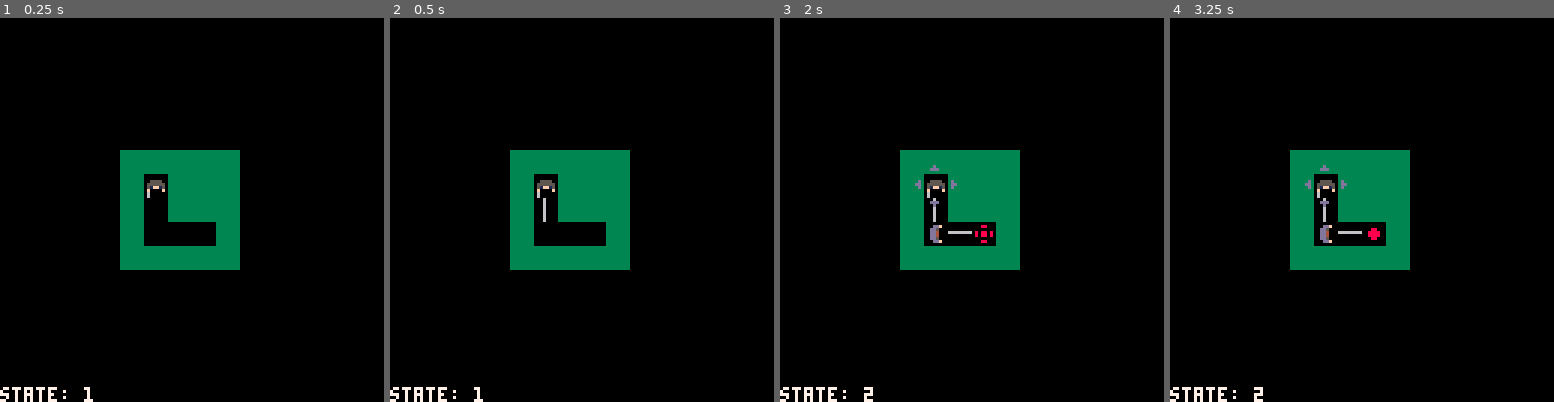
Above: before the commit, frames 1-4 (left to right).
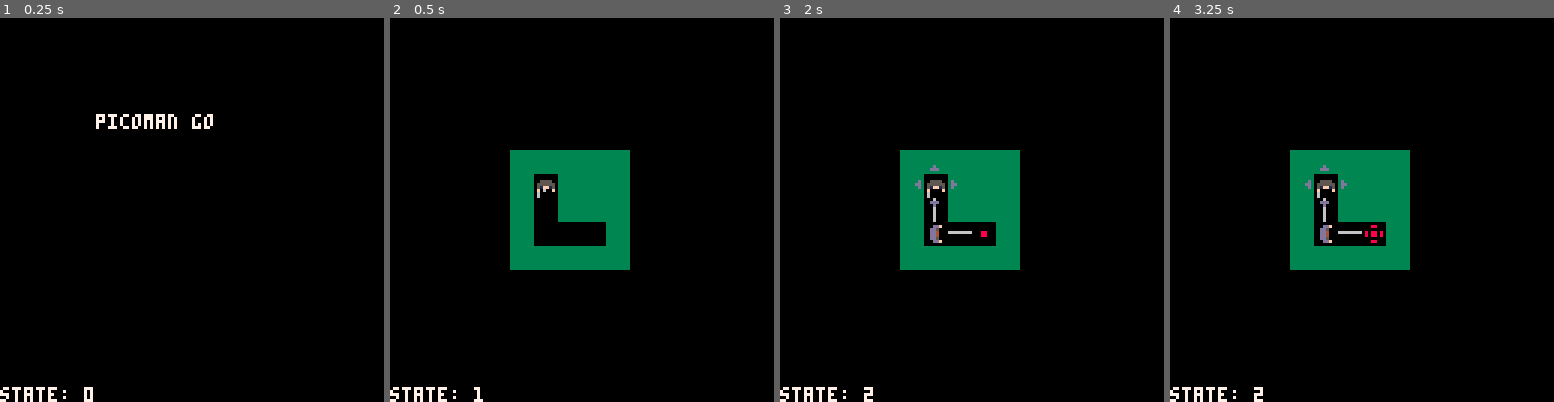
Above: after the commit, the same moments.

Repository: wesen/carts
Game: PICO-8 cartridge pico-go.p8
The game is run twice, just before and just after one commit, with the same random seed, the same clock (stepped at 60 frames per second) and the same inputs.
Inputs:
- Up to frame 1 (0.25 s): no input
- Up to frame 2 (0.5 s): tap O (Z key) at 0.33 s
- Up to frame 3 (2 s): tap O (Z key) at 0.7, 1.43 s; tap X (X key) at 1.07 s; hold Left from 1.97 s (still down)
- Up to frame 4 (3.25 s): tap X (X key) every 0.33 s from 2.07 to 3.07 s; tap O (Z key) at 2.22, 3.1 s; release Left at 2.37 s; hold Down 2.42-2.82 s; hold Right from 2.87 s (still down)

The runs differ from the first frame. In frame 1, 8.5% of the frame differs, in the area x 21-63%, y 25-100%; in frame 2, less than 0.1%; in frame 3, less than 0.1%; in frame 4, 0.1%.

Commit message:
Add load level function

Diff:
--- a/pico-go.p8
+++ b/pico-go.p8
@@ -681,11 +681,12 @@
 x death animation enemies
 x background sprites
 x end level cards
+- load levels automatically
 - draw screen fade on end level cards
 - define background tile for level
-- load levels automatically
-- start screen
-- end screen
+x start screen
+x end screen
+- more enemies
 - screen shake on death and level
 - select level metalevel
 - sound fx
@@ -699,18 +700,20 @@
 turn_player=0
 turn_enemy=1
 
-levels={
- bbox(v2(0,0),v2(6,5)),
- bbox(v2(1,15),v2(12,24))
-}
+levels={}
+
+function load_levels()
+ levels[1]=bbox(v2(0,0),v2(6,5))
+ levels[2]=bbox(v2(1,15),v2(12,24))
+ levels[3]=bbox(v2(1,15),v2(12,24))
+ printh("found "..tostr(#levels).." levels")
+end
 
 state_start_screen=0
 state_load_level=1
 state_play=2
 state_end_screen=3
 
-board=class_board.init(levels[1])
-
 class_game=class(function (self)
  self.state=state_start_screen
  self.turn=turn_player
@@ -738,6 +741,12 @@
  local level=1
 
  return add_cr(function()
+  self.state=state_start_screen
+  while not (btnp(4) or btnp(5)) do
+ 	 yield()
+ 	end
+ 	printh("start game")
+
   while true do
    wait_for_cr(self:play_game_level(level))
 
@@ -750,7 +759,7 @@
  	  end
  	  card.visible=false
 
-    level=(level%2+1)
+    level=(level%#levels+1)
    elseif self:is_lose() then
     printh("lost")
     wait_for(2)
@@ -762,8 +771,8 @@
 
 function class_game:play_game_level(level)
  self.initialized=false
- player:destroy()
- board:destroy()
+ if (player) player:destroy()
+ if (board) board:destroy()
 
  self.state=state_load_level
 
@@ -812,22 +821,24 @@
 end
 
 function draw_board()
-  local w=64-board.bbox:w()*8/2
-  local h=64-board.bbox:h()*8/2
-  camera(-w,-h)
-  board:draw()
-  enemies:draw()
-  player:draw()
-  arrows:draw()
-  particles:draw()
-  camera(0,0)
+ local w=64-board.bbox:w()*8/2
+ local h=64-board.bbox:h()*8/2
+ camera(-w,-h)
+ board:draw()
+ enemies:draw()
+ player:draw()
+ arrows:draw()
+ particles:draw()
+ camera(0,0)
 end
 
 function class_game:draw()
- if self.state==state_end_screen then
+ if self.state==state_start_screen then
+  print("picoman go",32,32)
+ elseif self.state==state_end_screen then
   -- do screen fade
   draw_card()
- else
+ elseif self.state==state_load_level or self.state==state_play then
   draw_board()
  end
 
@@ -839,13 +850,15 @@
 
 particles=objs.init()
 
-player=class_player.init()
+board=nil
+player=nil
 game=class_game.init()
 
 lasttime=time()
 dt=0
 
 function _init()
+ load_levels()
  game:play_game_loop()
 end
 
@@ -1050,8 +1063,8 @@
 8080438080806380808080809494000000000000000000000000000000000000000000000000000000000000000000000000000000000000000000000000000000000000000000000000000000000000000000000000000000000000000000000000000000000000000000000000000000000000000000000000000000000000
 8080278080802780808080809494000000000000000000000000000000000000000000000000000000000000000000000000000000000000000000000000000000000000000000000000000000000000000000000000000000000000000000000000000000000000000000000000000000000000000000000000000000000000
 8080512313231323132313809494000000000000000000000000000000000000000000000000000000000000000000000000000000000000000000000000000000000000000000000000000000000000000000000000000000000000000000000000000000000000000000000000000000000000000000000000000000000000
-8080808027000000278080809494000000000000000000000000000000000000000000000000000000000000000000000000000000000000000000000000000000000000000000000000000000000000000000000000000000000000000000000000000000000000000000000000000000000000000000000000000000000000
+8080808027808080278080809494000000000000000000000000000000000000000000000000000000000000000000000000000000000000000000000000000000000000000000000000000000000000000000000000000000000000000000000000000000000000000000000000000000000000000000000000000000000000
 8080132313231323148080809494000000000000000000000000000000000000000000000000000000000000000000000000000000000000000000000000000000000000000000000000000000000000000000000000000000000000000000000000000000000000000000000000000000000000000000000000000000000000
-8080570027002780808080809494000000000000000000000000000000000000000000000000000000000000000000000000000000000000000000000000000000000000000000000000000000000000000000000000000000000000000000000000000000000000000000000000000000000000000000000000000000000000
+8080808027802780808080809494000000000000000000000000000000000000000000000000000000000000000000000000000000000000000000000000000000000000000000000000000000000000000000000000000000000000000000000000000000000000000000000000000000000000000000000000000000000000
 8080512313236280808080809494000000000000000000000000000000000000000000000000000000000000000000000000000000000000000000000000000000000000000000000000000000000000000000000000000000000000000000000000000000000000000000000000000000000000000000000000000000000000
 8080808080808080808080809494000000000000000000000000000000000000000000000000000000000000000000000000000000000000000000000000000000000000000000000000000000000000000000000000000000000000000000000000000000000000000000000000000000000000000000000000000000000000
